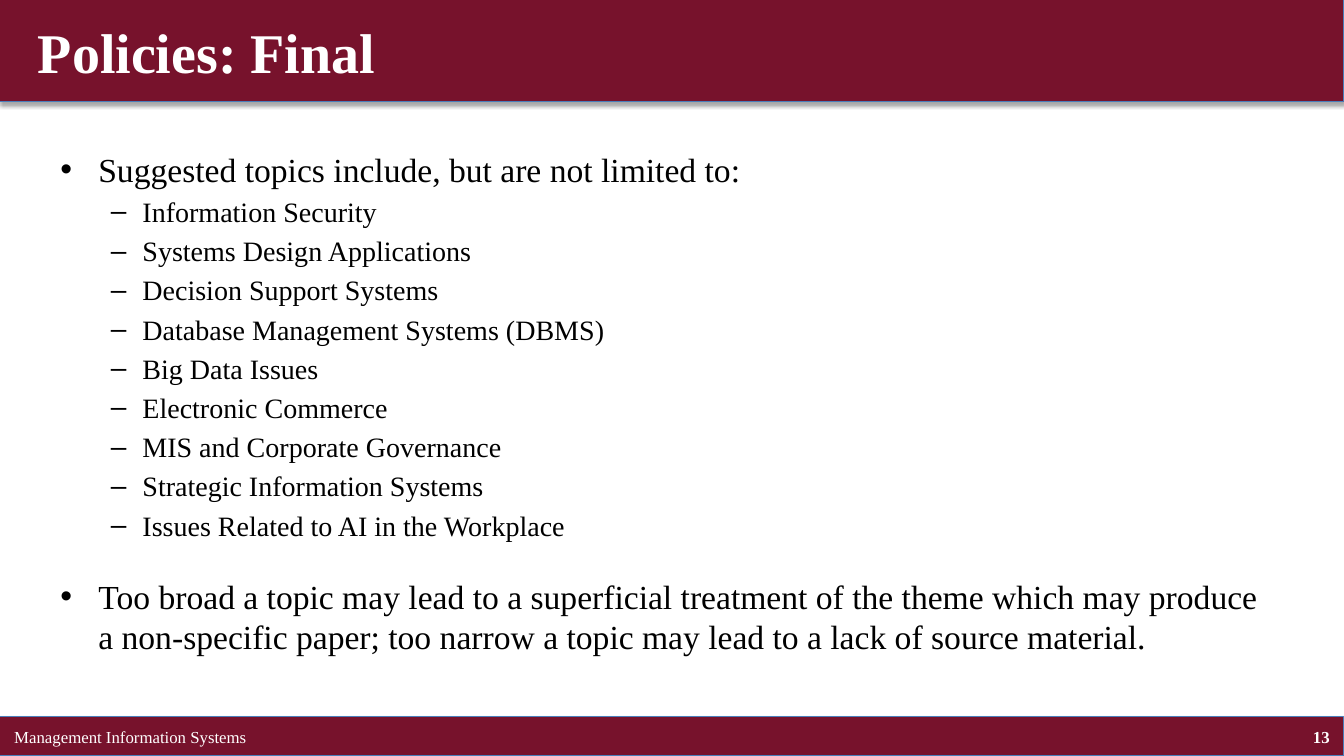
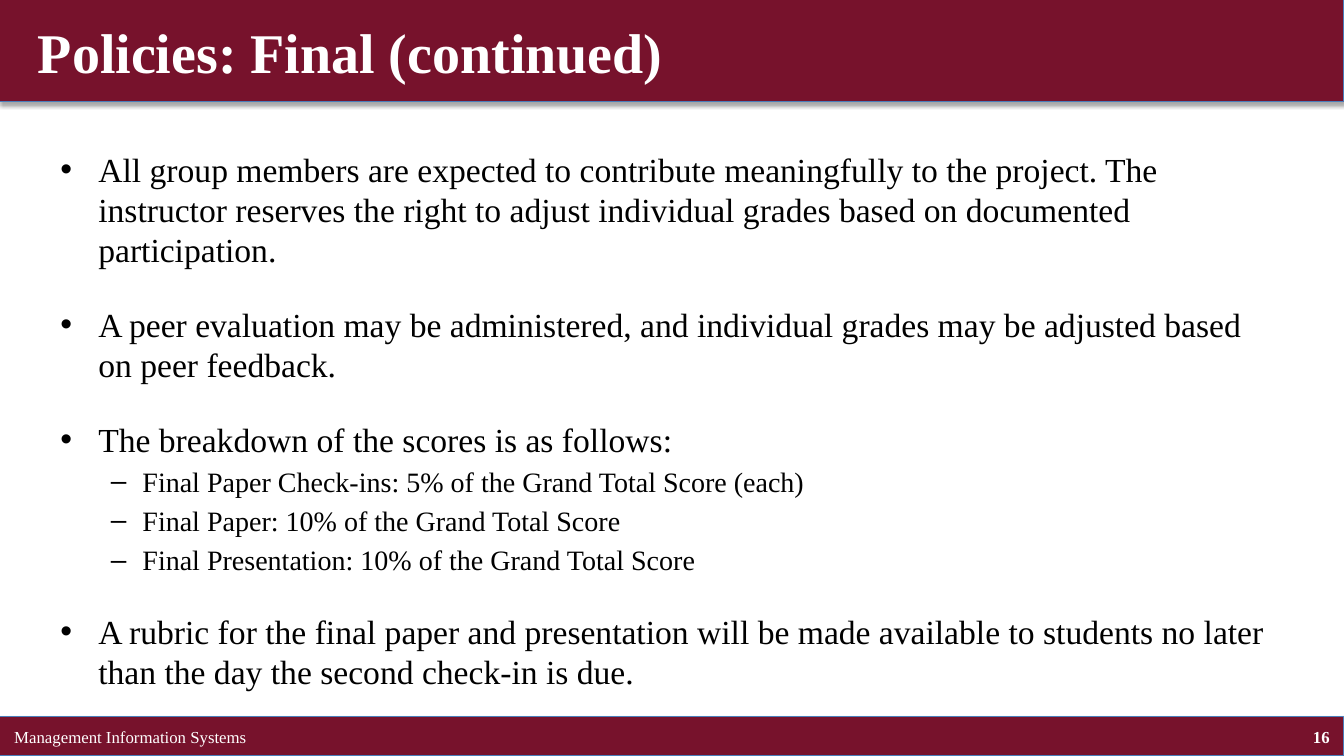
Before and after one commit to brianhwpark/brianhwpark.github.io, a slide deck: slide 16 of files/teaching-resources/concordiacollege-busn-315/busn-315-lecture-note/busn315-ch00.pptx (slide 13 before the commit). Drawn at 1344x756 pixels with LibreOffice and Linux fonts; fonts in the diff are those of the drawing. Boxes give left, top, right and bottom in pixels: in the first picture for what was removed or moved away, otherwise in the second. Text is boxed around its words. In the diff, an @@ line names an element or a change of style, - is before the commit and + after.

```diff
--- a/files/teaching-resources/concordiacollege-busn-315/busn-315-lecture-note/busn315-ch00.pptx
+++ b/files/teaching-resources/concordiacollege-busn-315/busn-315-lecture-note/busn315-ch00.pptx
@@ text at [38,34,663,83]: text changed @@
-Policies: Final
+Policies: Final (continued)
@@ text at [98,158,1264,690]: text changed; size 20 to 24 pt @@
-• Suggested topics include, but are not limited to:
-  – Information Security
-  – Systems Design Applications
-  – Decision Support Systems
-  – Database Management Systems (DBMS)
-  – Big Data Issues
-  – Electronic Commerce
-  – MIS and Corporate Governance
-  – Strategic Information Systems
-  – Issues Related to AI in the Workplace
-• Too broad a topic may lead to a superficial treatment of the theme which may produce a non-specific paper; too narrow a topic may lead to a lack of source material.
+• All group members are expected to contribute meaningfully to the project. The instructor reserves the right to adjust individual grades based on documented participation.
+• A peer evaluation may be administered, and individual grades may be adjusted based on peer feedback.
+• The breakdown of the scores is as follows:
+  – Final Paper Check-ins: 5% of the Grand Total Score (each)
+  – Final Paper: 10% of the Grand Total Score
+  – Final Presentation: 10% of the Grand Total Score
+• A rubric for the final paper and presentation will be made available to students no later than the day the second check-in is due.
@@ page number at [1313,732,1330,743]: text changed @@
-13
+16
```
Also in this commit, not shown: 8 other slides changed, 7 slides added, 10 other files.
